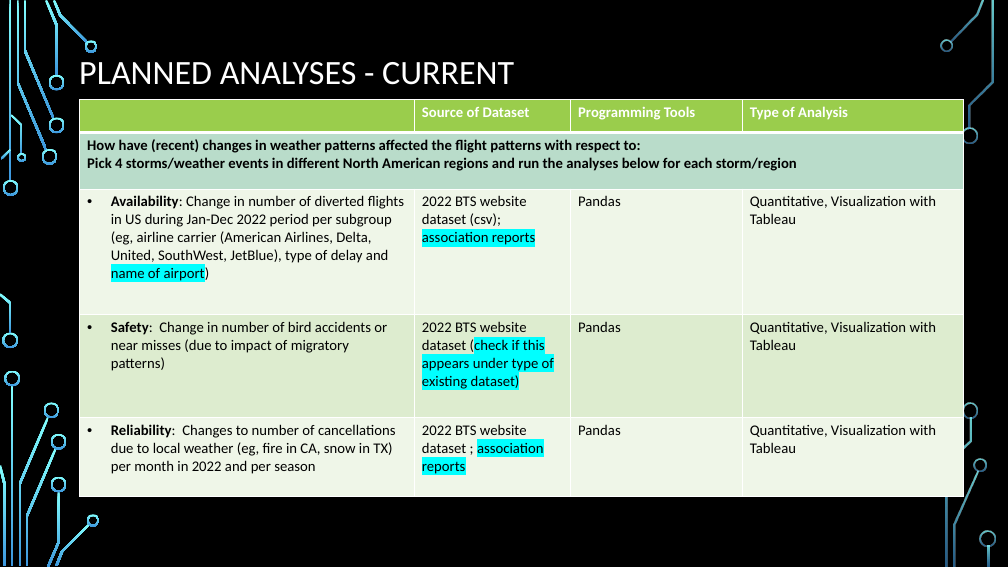
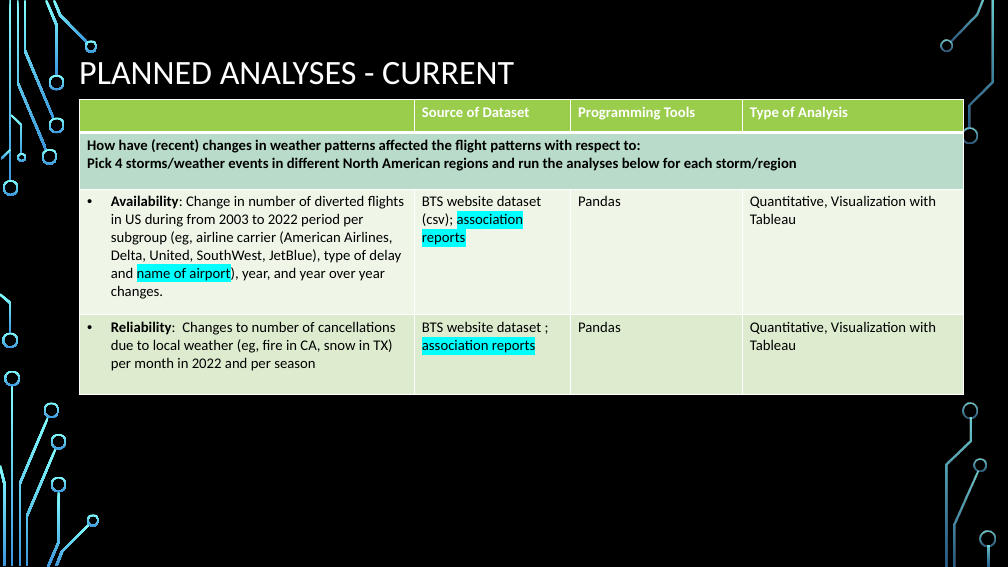
Before and after one commit to Tawn-Scotton/Team_3_Project_1, a slide deck: slide 3 of Team_3_Air_Travel_Weather_Satisfaction.pptx. Drawn at 1008x567 pixels with LibreOffice and Linux fonts; fonts in the diff are those of the drawing; background and template pictures are left out. Boxes give left, top, right and bottom in pixels: in the first picture for what was removed or moved away, otherwise in the second. Text is boxed around its words. In the diff, an @@ line names an element or a change of style, - is before the commit and + after.

Commit message:
updated ppt

```diff
--- a/Team_3_Air_Travel_Weather_Satisfaction.pptx
+++ b/Team_3_Air_Travel_Weather_Satisfaction.pptx
@@ table at (79, 100, 963, 395) @@
-row 3: Availability: Change in number of diverted flights in US during Jan-Dec 2022 period per subgroup (eg, airline carrier (American Airlines, Delta, United, SouthWest, JetBlue), type of delay and name of airport) | 2022 BTS website dataset (csv); association reports | Pandas | Quantitative, Visualization with Tableau
-row 4: Safety: Change in number of bird accidents or near misses (due to impact of migratory patterns) | 2022 BTS website dataset (check if this appears under type of existing dataset) | Pandas | Quantitative, Visualization with Tableau
-row 5: Reliability: Changes to number of cancellations due to local weather (eg, fire in CA, snow in TX) per month in 2022 and per season | 2022 BTS website dataset ; association reports | Pandas | Quantitative, Visualization with Tableau
+row 3: Availability: Change in number of diverted flights in US during from 2003 to 2022 period per subgroup (eg, airline carrier (American Airlines, Delta, United, SouthWest, JetBlue), type of delay and name of airport), year, and year over year changes. | BTS website dataset (csv); association reports | Pandas | Quantitative, Visualization with Tableau
+row 4: Reliability: Changes to number of cancellations due to local weather (eg, fire in CA, snow in TX) per month in 2022 and per season | BTS website dataset ; association reports | Pandas | Quantitative, Visualization with Tableau
```
Also in this commit, not shown: 9 slides added, 3 other files.
